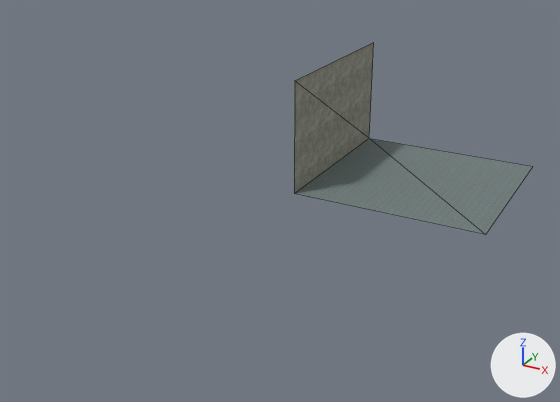
Renders of the COLLADA model assets/metal_place.dae from each side of a commit.
Camera for both pictures: a 50 mm lens placed at (8.62, -16.42, 7.92), pointed at (1.04, -2.64, 1.03). Lighting does not change. The marker at lower right points along +X, +Y and +Z. Mesh edges are drawn as thin lines. Where no turn or scale is listed for an object, it has been applied to the vertices.

The first picture shows 'group_0', 'group_1'.
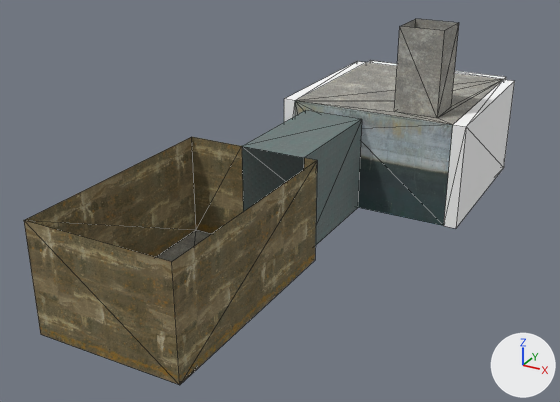
What the commit changed:
Picture 'concretia_1.jpg' (img_concretia_1_jpg) is new.
Picture 'twotonewall.png' (img_twotonewall_png) is new.
Picture 'texturesgore.jpg' (img_texturesgore_jpg) is new.
Material 'concretia_1' (mat_concretia_1) is new.
Its texture is img_concretia_1_jpg.
Its roughness is 0.9.
Material 'material' (mat_material) is new.
Its base color is (1.0, 1.0, 1.0) (white #ffffff).
Its roughness is 0.9.
Material 'twotonewall' (mat_twotonewall) is new.
Its texture is img_twotonewall_png.
Its roughness is 0.9.
Material 'texturesgore' (mat_texturesgore) is new.
Its texture is img_texturesgore_jpg.
Its roughness is 0.9.
me_group_0 is used by ob_group_0; location (0.0, 0.0, 0.0).
me_group_0 had 4 vertices, 2 faces and spanned x 0.0..5.0, y 0.0..5.0, z 0.0.
me_group_0 no longer uses material mat_box (picture img_box_png).
me_group_0 now has 32 vertices, 62 faces and spans x -0.3..4.3, y 0.0..4.8, z 0.0..4.5.
Part 1, on me_group_0:
3 vertices are removed from x 0.0..5.0, y 0.0..5.0, z 0.0.
2 faces are deleted.
15 vertices are added at x -0.3..4.3, y 0.0..4.8, z 0.0..2.5.
10 new vertices lie (0.0, 0.0, 2.5) away from vertices in x -0.3..4.3, y 0.0..4.8, z 0.0.
6 new vertices lie (0.0, 0.0, 2.0) away from vertices in x 0.6..3.54, y 0.0..1.35, z 0.0..2.5.
12 new faces join them, mat_twotonewall (picture img_twotonewall_png).
20 new faces join them, mat_concretia_1 (picture img_concretia_1_jpg).
30 new faces join them, mat_material (white #ffffff).
me_group_0 now uses material mat_twotonewall (picture img_twotonewall_png).
me_group_0 now uses material mat_concretia_1 (picture img_concretia_1_jpg).
me_group_0 now uses material mat_material (white #ffffff).
me_group_1 is used by ob_group_1; location (0.0, 0.0, 0.0).
me_group_1 had 4 vertices, 2 faces and spanned x 0.0, y 0.0..5.0, z 0.0..3.0.
me_group_1 no longer uses material mat_metal_20_128x128 (picture img_metal_20_128x128_png).
me_group_1 now has 8 vertices, 8 faces and spans x 0.0..1.5, y 0.0..3.0, z 0.0..2.3.
Part 2, on me_group_1:
3 vertices are removed from x 0.0, y 0.0..5.0, z 0.0..3.0.
2 faces are deleted.
7 vertices are added at x 0.0..1.5, y 0.0..3.0, z 0.0..2.3.
6 new faces join them, mat_box (picture img_box_png).
2 new faces join them, mat_concretia_1 (picture img_concretia_1_jpg).
me_group_1 now uses material mat_box (picture img_box_png).
me_group_1 now uses material mat_concretia_1 (picture img_concretia_1_jpg).
Mesh me_group_2 is new.
It has 12 vertices, 14 faces and spans x -1.0..2.1, y -1.0..4.0, z 0.0..2.3.
Faces by material slot: [10, 4].
It uses material mat_texturesgore (picture img_texturesgore_jpg).
It uses material mat_concretia_1 (picture img_concretia_1_jpg).
Object 'group_1' (ob_group_1) moves from (0.0, 0.0, 0.0) to (0.3, -3.0, 0.0).
Object 'group_2' (ob_group_2) is new; it shows me_group_2.
Its location is (0.0, -7.0, 0.0).

Changed parts and their boxes (x1, y1, x2, y2) in the pictures (560 x 402 px):
'group_2', added (brown): after (24, 137, 317, 385)
    faces in mat_texturesgore (picture img_texturesgore_jpg): (24, 137, 317, 385)
    faces in mat_concretia_1 (picture img_concretia_1_jpg): (157, 230, 211, 262)
'group_0', reshaped (116% taller): before (295, 139, 533, 235); after (284, 19, 515, 228)
'group_1', reshaped, moved: before (294, 42, 374, 194); after (242, 110, 362, 245)
